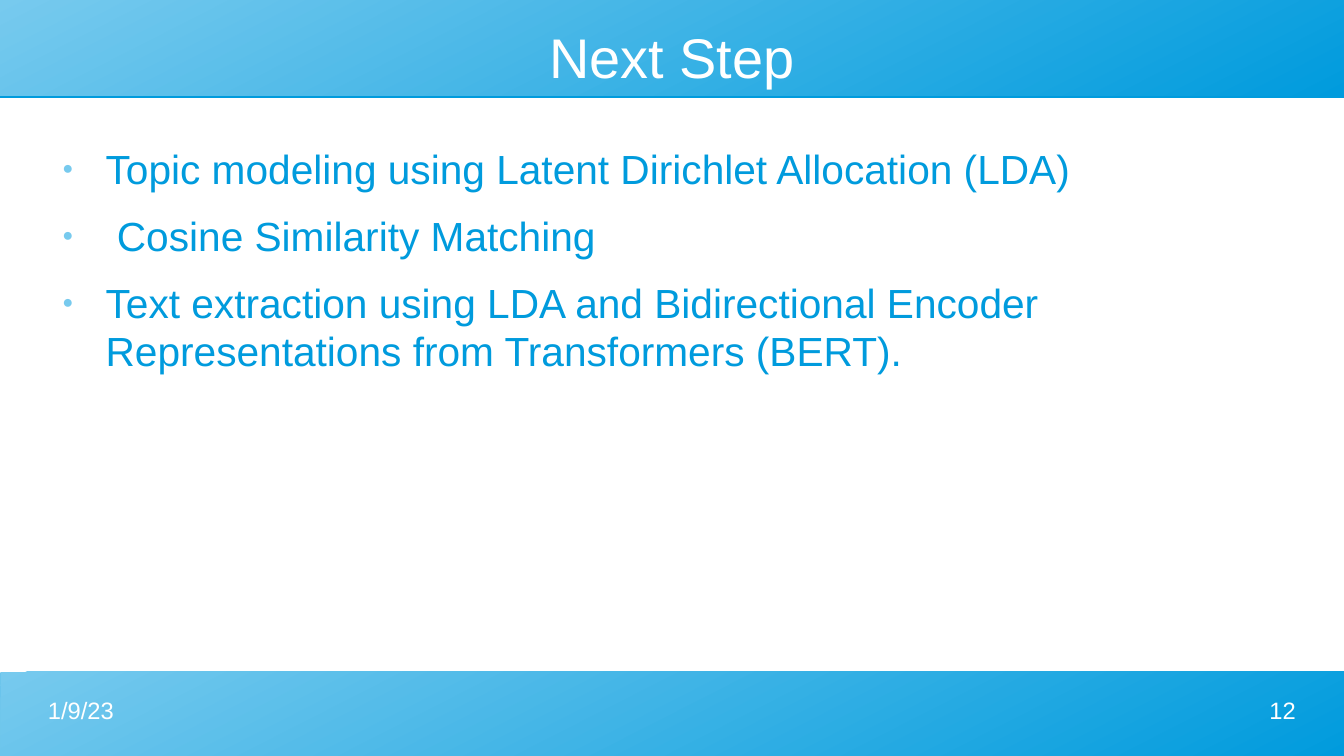
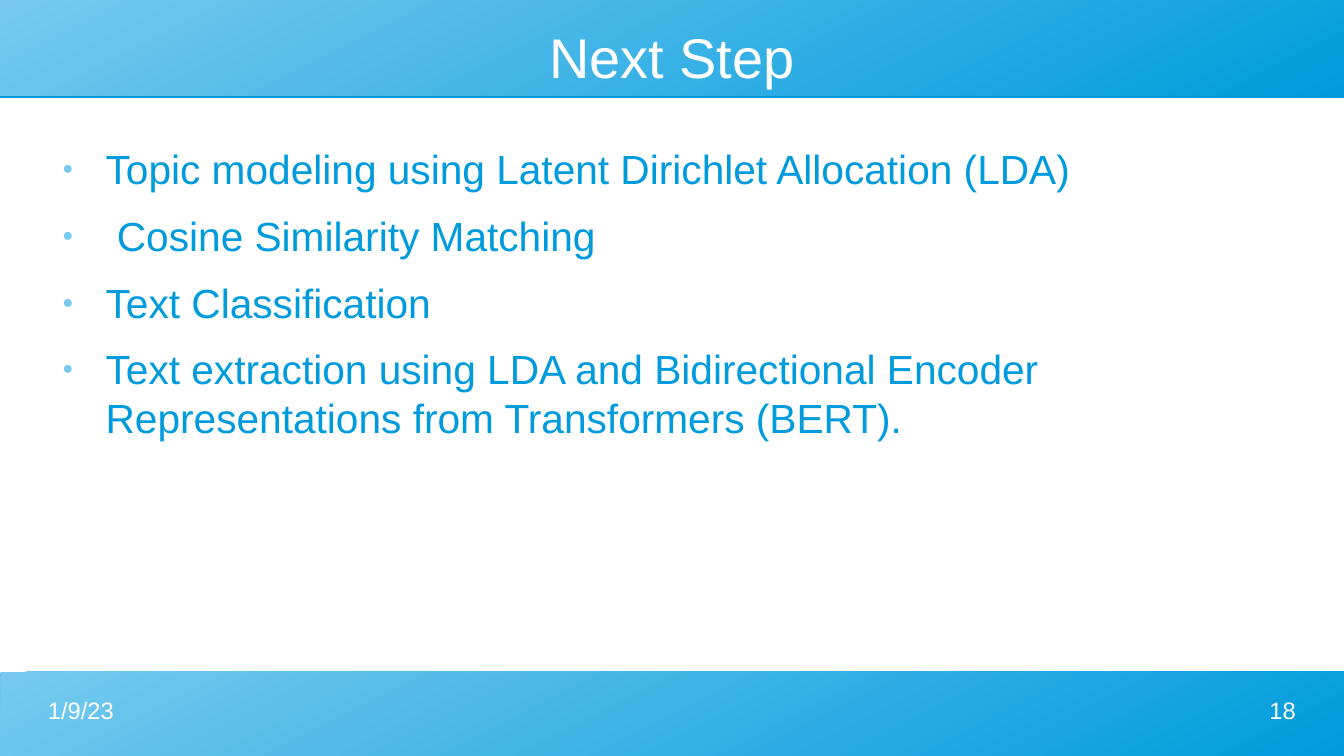
Before and after one commit to Madjeisah/NLP-Interview-Task, a slide deck: slide 18 of presentation.odp (slide 12 before the commit). Drawn at 1344x756 pixels with LibreOffice and Linux fonts; fonts in the diff are those of the drawing. Boxes give left, top, right and bottom in pixels: in the first picture for what was removed or moved away, otherwise in the second. Text is boxed around its words. In the diff, an @@ line names an element or a change of style, - is before the commit and + after.

```diff
--- a/presentation.odp
+++ b/presentation.odp
@@ text at bbox=[106, 288, 430, 319]: paragraph added @@
+● Text Classification
@@ page number at bbox=[1269, 702, 1295, 720]: text changed @@
-12
+18
```
Also in this commit, not shown: 1 other slide changed, 6 slides added.
